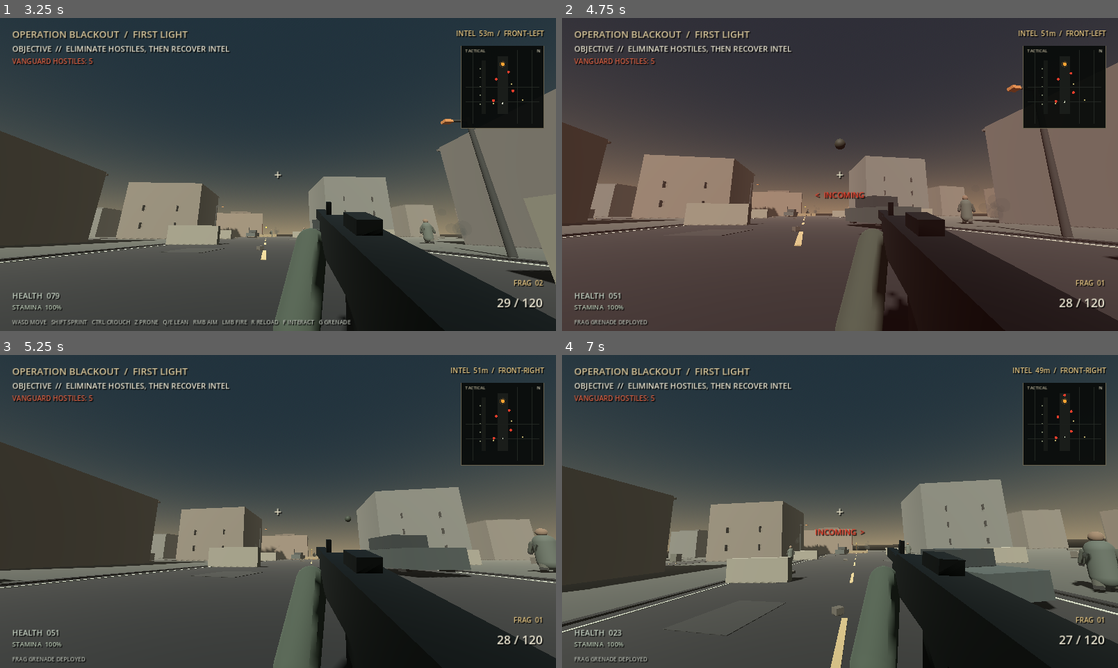
Above: before the commit, frames 1-4 (two rows, left to right).
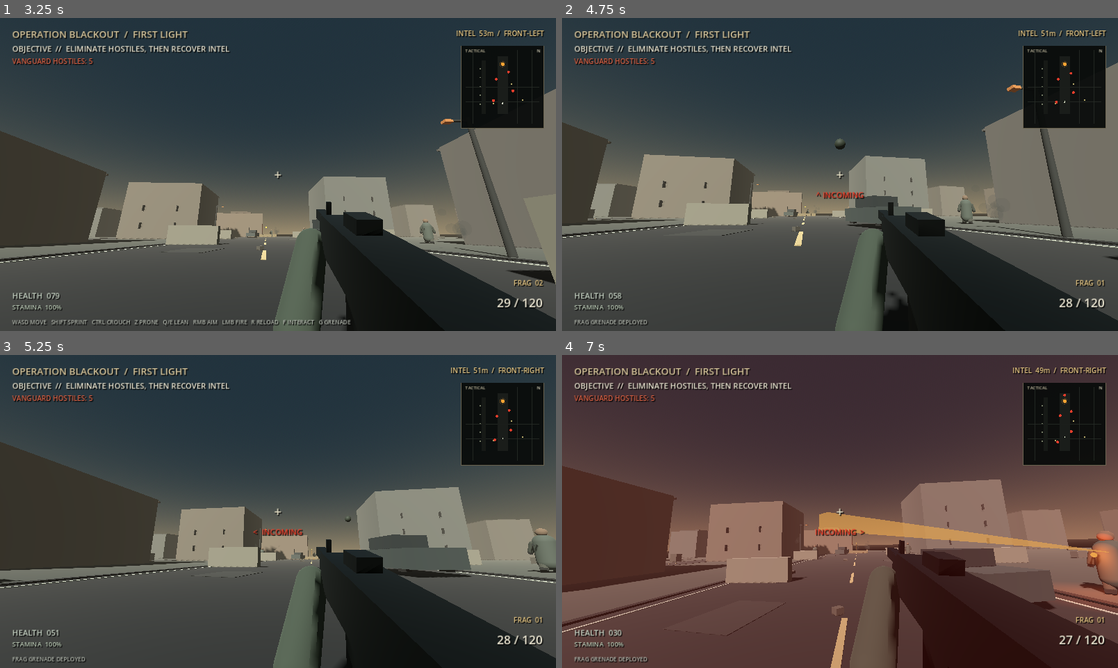
Above: after the commit, the same moments.

Repository: Liladizilla/operation-blackout
Game: Godot game, scene res://scenes/main.tscn
The game is run twice, just before and just after one commit, with the same random seed, the same clock (stepped at 60 frames per second) and the same inputs.
Inputs (mouse positions are in pixels of both pictures, inside the frame that each line leads up to):
- Up to frame 1 (3.25 s): click "DEPLOY / BEGIN OPERATION" at 0.5 s; tap Enter at 1.25 s; move the mouse to (305, 174) at 1.27 s; hold W (move_forward) from 1.28 s (still down); tap Ctrl (crouch) at 1.35 s; click (305, 174) at 1.42 s; tap Space (jump) at 1.52, 2.27 s; move the mouse to (250, 174) at 2.02 s; tap F (interact) at 2.1 s; move the mouse to (289, 168) at 2.77 s; tap Z (prone) at 2.85 s
- Up to frame 2 (4.75 s): keep holding W (move_forward); move the mouse to (834, 180) at 3.52 s; tap Shift (sprint) at 3.6 s; click (834, 180) at 3.67 s; tap Space (jump) at 3.77, 4.52 s; move the mouse to (878, 177) at 4.27 s; tap G (throw_grenade) at 4.35 s
- Up to frame 3 (5.25 s): keep holding W (move_forward); move the mouse to (233, 508) at 5.02 s; tap Enter at 5.1 s
- Up to frame 4 (7 s): tap Space (jump) at 5.27, 6.77 s; move the mouse to (845, 511) at 5.77 s; tap Ctrl (crouch) at 5.85 s; click (845, 511) at 5.92 s; move the mouse to (817, 505) at 6.52 s; release W (move_forward) at 6.53 s; hold E (lean_right) from 6.53 s (still down); tap F (interact) at 6.6 s

Frame 1 is identical in both runs. In frame 2, 0.2% of the frame differs, in the area x 9-90%, y 26-90%; in frame 3, 0.2%; in frame 4, 34%, in the area x 0-100%, y 0-100%.

Commit message:
Add short cover-aware enemy flank runs

Diff:
--- a/scripts/enemy.gd
+++ b/scripts/enemy.gd
@@ -13,6 +13,8 @@
 var think_timer := 0.0
 var fire_timer := 0.7
 var strafe_sign := 1.0
+var flank_timer := 0.0
+var flank_goal := Vector3.ZERO
 var visual_root: Node3D
 var left_arm_pivot: Node3D
 var right_arm_pivot: Node3D
@@ -276,6 +278,7 @@
     think_timer -= delta
     fire_timer -= delta
     cover_timer = maxf(0.0, cover_timer - delta)
+    flank_timer = maxf(0.0, flank_timer - delta)
     suppression_timer = maxf(0.0, suppression_timer - delta)
     alert_memory_timer = maxf(0.0, alert_memory_timer - delta)
     alert_broadcast_timer = maxf(0.0, alert_broadcast_timer - delta)
@@ -325,8 +328,19 @@
             target_dir = to_player.normalized()
         elif distance_to_player < 5.5:
             target_dir = -to_player.normalized()
+            flank_timer = 0.0
         else:
-            target_dir = Vector3(-to_player.z,0,to_player.x).normalized() * strafe_sign * 0.42
+            # Break predictable left-right strafing with short, readable flank runs.
+            if flank_timer <= 0.0 or global_position.distance_to(flank_goal) < 1.6:
+                flank_goal = _choose_flank_goal()
+                flank_timer = randf_range(2.2, 3.8)
+                strafe_sign *= -1.0
+            var to_flank := flank_goal - global_position
+            to_flank.y = 0.0
+            if to_flank.length() > 1.0:
+                target_dir = to_flank.normalized()
+            else:
+                target_dir = Vector3(-to_player.z,0,to_player.x).normalized() * strafe_sign * 0.42
         look_at(Vector3(player.global_position.x, global_position.y, player.global_position.z), Vector3.UP)
         if distance_to_player < maxf(10.0, detection_range - 5.0) and fire_timer <= 0:
             fire_timer = randf_range(fire_interval_min, fire_interval_max)
@@ -546,6 +560,34 @@
                 candidates.append(prop_position + offset)
     return candidates
 
+func _choose_flank_goal() -> Vector3:
+    if not is_instance_valid(player):
+        return global_position
+    var away := global_position - player.global_position
+    away.y = 0.0
+    if away.length_squared() < 0.01:
+        away = Vector3.FORWARD
+    away = away.normalized()
+    var best := global_position
+    var best_score := -INF
+    # Offset around the player's position instead of charging directly down the same lane.
+    for angle in [-1.25, 1.25, -0.78, 0.78, 2.2, -2.2]:
+        var direction := away.rotated(Vector3.UP, angle)
+        var candidate := player.global_position + direction * randf_range(7.5, 10.0)
+        candidate.y = global_position.y
+        var travel := candidate.distance_to(global_position)
+        if travel < 1.5:
+            continue
+        var score := -travel * 0.35 + randf_range(-0.25, 0.25)
+        var cover_ray := PhysicsRayQueryParameters3D.create(player.global_position + Vector3.UP * 1.25, candidate + Vector3.UP * 1.0)
+        cover_ray.exclude = [get_rid(), player.get_rid()]
+        if not get_world_3d().direct_space_state.intersect_ray(cover_ray).is_empty():
+            score += 1.8
+        if score > best_score:
+            best_score = score
+            best = candidate
+    return best
+
 func _choose_cover(threat_position: Vector3) -> Vector3:
     # Candidate positions sit near concrete barriers and wreckage in the arena.
     # Stand beside cover rather than targeting the solid center of each obstacle.
